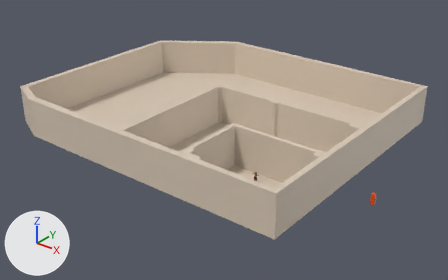
The Blender file Buldings/lobby/42.blend as it was, and as the next commit left it.
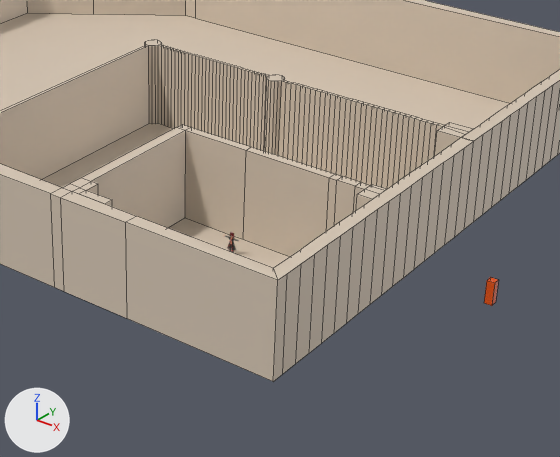
Each version appears first whole from a 50 mm camera at (80.6, -86.6, 50.1) aimed at (14.5, -3.9, -1.2), and next in a close-up on the part from 34% to 90% of the width and 24% to 98% of the height. Lighting does not change. The marker at lower left points along +X, +Y and +Z. The close-ups show mesh edges as thin lines.

The first close-up shows 'lobby'.
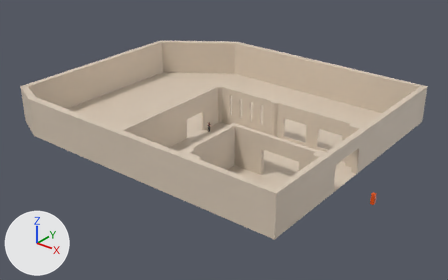
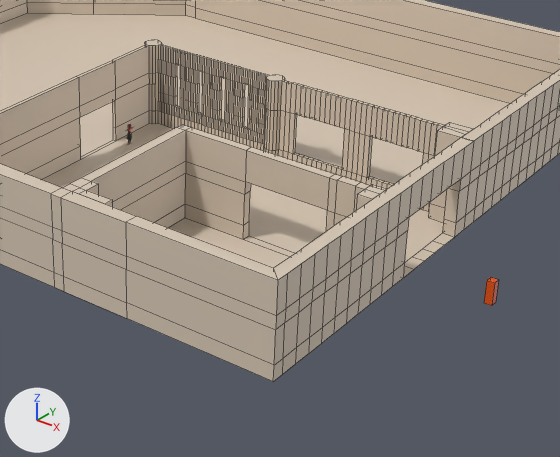
Boxes (x1, y1, x2, y2) around the edits, measured in the close-ups (560 x 457 px):
part 1 of me_cube_002, added: after (0, 0, 560, 382)

Diff of the bpy script that builds the scene:
```diff
--- a/Buldings/lobby/42.blend.py
+++ b/Buldings/lobby/42.blend.py
@@ me_cube_002 @@
 # used by ob_lobby; location = (16.25, -0.87, 24.33); scale = (24.2, 24.2, 24.2)
-me_cube_002.from_pydata(...)  # 580 vertices, 384 faces; spans x -1.48..1.04, y -1.08..1.07, z -1.0..-0.69
+me_cube_002.from_pydata(...)  # 1736 vertices, 1474 faces; spans x -1.48..1.04, y -1.08..1.07, z -1.0..-0.69
+# me_cube_002 part 1: 1156 vertices added at x -1.48..1.04, y -1.08..1.07, z -1.0..-0.69
 me_cube_002.materials.append(mat_material_001)
```
